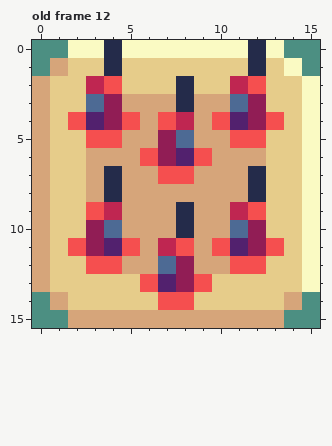
Two versions of one pixel-art file, public/assets/graphics/snek-button.ase. The picture above was drawn from the file before the commit.
16x16 pixels, 12 frames. Shown: old frame 12. The commit also changed other frames, which this record leaves out.
The result:
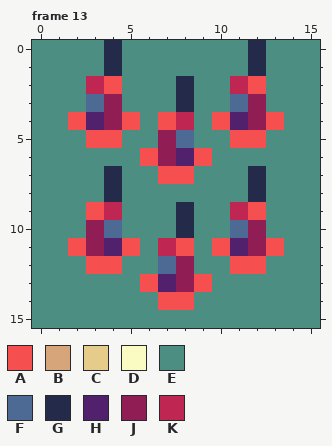
Palette (. is transparent): A #f54f4f  B #d6a57a  C #e6cc8a  D #fafac3  E #4c8f82  F #4d6a94  G #242b4a  H #52216e  J #911d55  K #bf2651
The exact change:
frames 12 -> 13
layer "ctx2" now hidden
Changed rows in their new state; - is an unchanged pixel.
Frame 13 against old frame 12:
first column x 0:
 0 --EE-EEEEEEE-E--
 1 -EEE-EEEEEEE-EE-
 2 EEE--EEE-EE--EEE
 3 EEE--EEE-EE--EEE
 4 EE----E--E----EE
 5 EEE--EE--EE--EEE
 6 EEEEEE----EEEEEE
 7 EEEE-EE--EEE-EEE
 8 EEEE-EEEEEEE-EEE
 9 EEE--EEE-EE--EEE
10 EEE--EEE-EE--EEE
11 EE----E--E----EE
12 EEE--EE--EE--EEE
13 EEEEEE----EEEEEE
14 -EEEEEE--EEEEEE-
15 --EEEEEEEEEEEE--
Pixel boxes of the changes (left, top, right, bottom) in both pictures:
changed: (32, 40, 320, 328)
